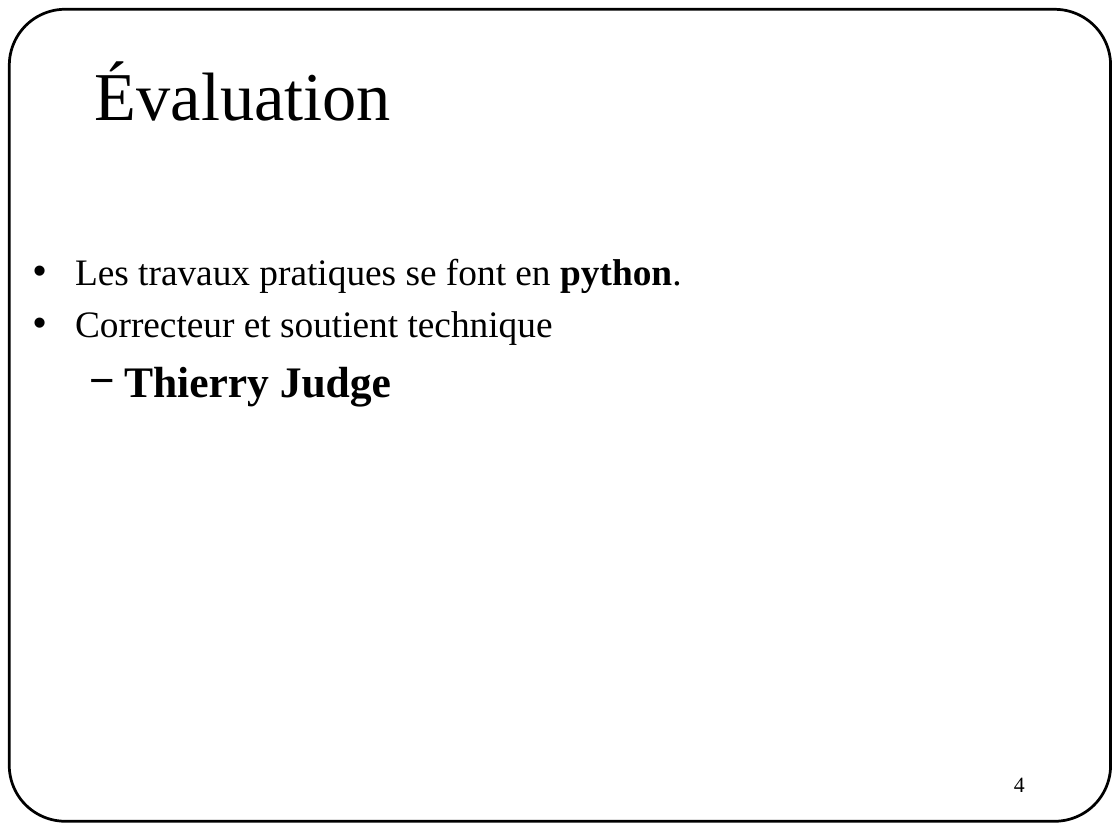
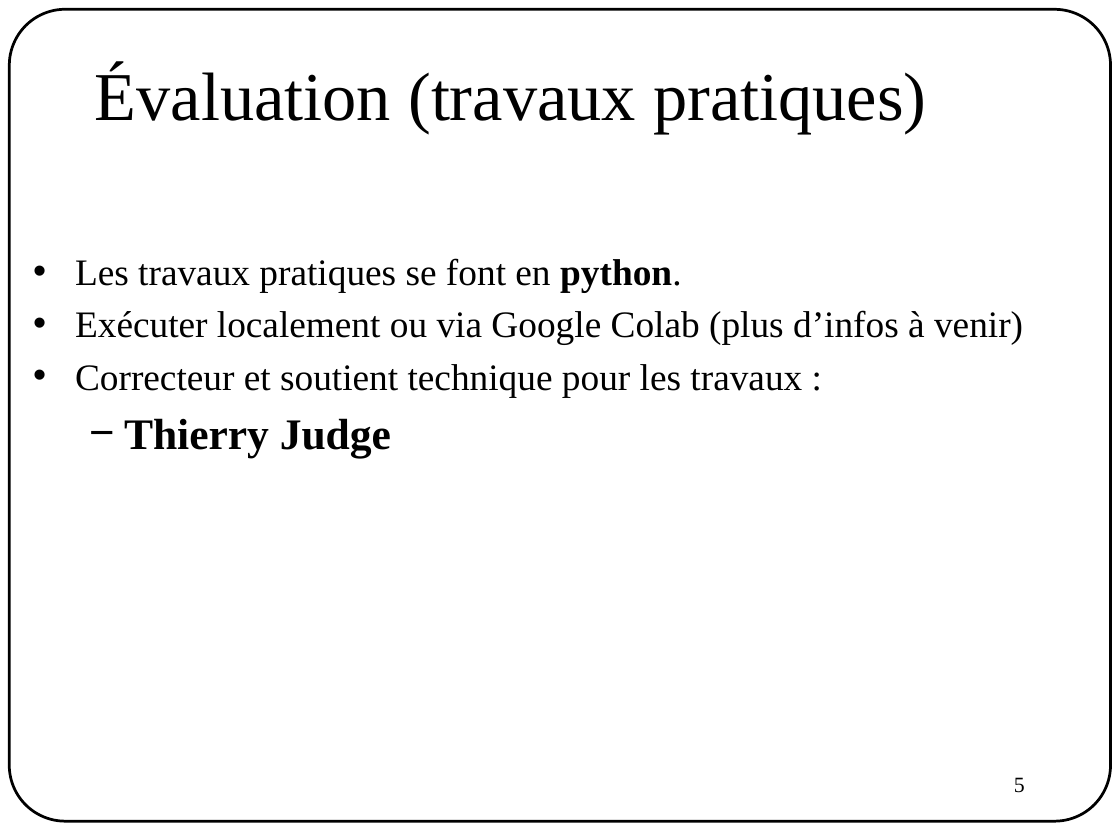
Before and after one commit to AntoineTheb/AntoineTheb.github.io, a slide deck: slide 5 of files/ift780/00_presentation.pptx (slide 4 before the commit). Drawn at 1120x840 pixels with LibreOffice and Linux fonts; fonts in the diff are those of the drawing. Boxes give left, top, right and bottom in pixels: in the first picture for what was removed or moved away, otherwise in the second. Text is boxed around its words. In the diff, an @@ line names an element or a change of style, - is before the commit and + after.

```diff
--- a/files/ift780/00_presentation.pptx
+++ b/files/ift780/00_presentation.pptx
@@ text at (95,66,926,133): text changed @@
-Évaluation
+Évaluation (travaux pratiques)
@@ text at (75,310,1023,397): text changed @@
-• Correcteur et soutient technique
+• Exécuter localement ou via Google Colab (plus d’infos à venir)
+• Correcteur et soutient technique pour les travaux :
@@ page number at (1014,777,1025,793): text changed @@
-4
+5
```
Also in this commit, not shown: 6 other slides changed, 4 other files.
